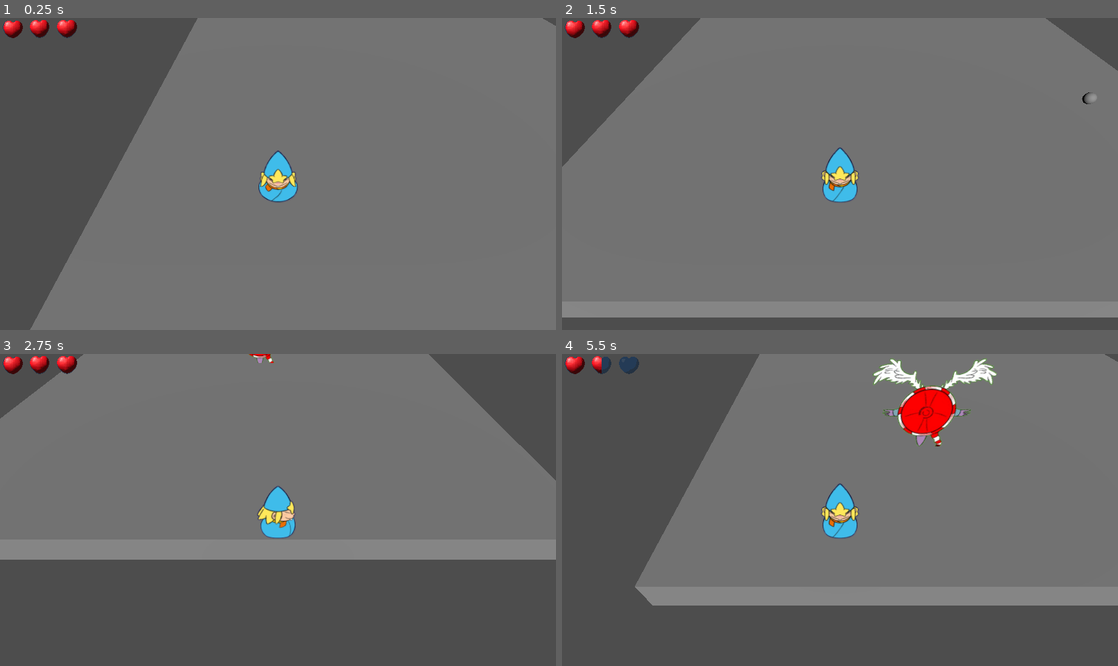
Above: before the commit, frames 1-4 (two rows, left to right).
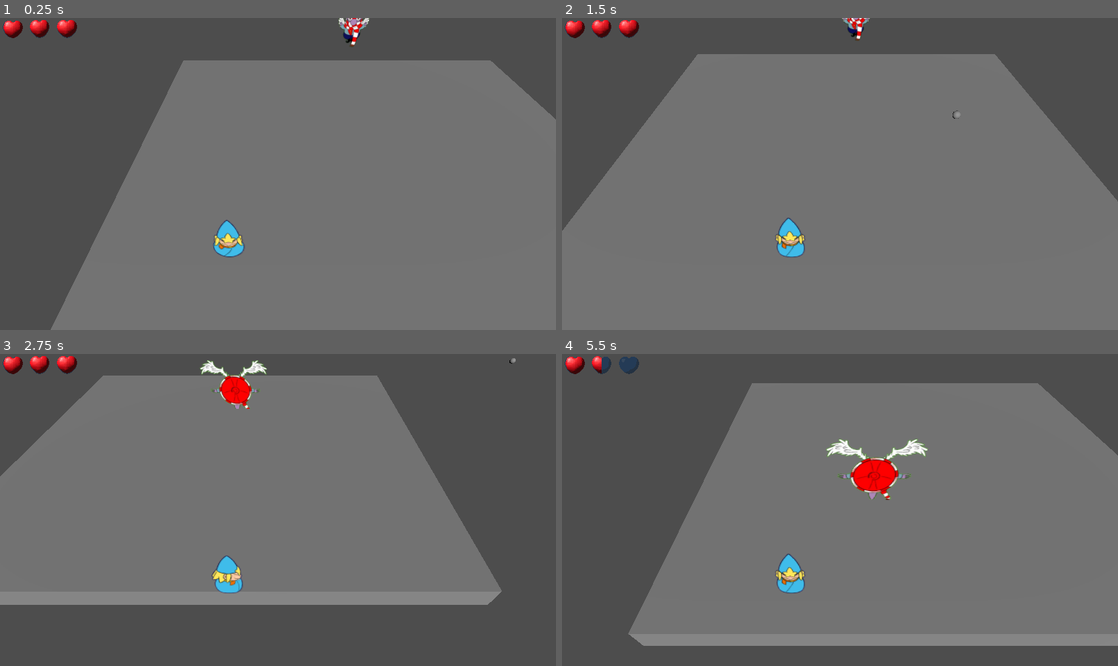
Above: after the commit, the same moments.

Repository: gusrezende/ThePartyOfLosersGodotVer
Game: Godot game, scene res://MainTest.tscn
The game is run twice, just before and just after one commit, with the same random seed, the same clock (stepped at 60 frames per second) and the same inputs.
Inputs (mouse positions are in pixels of both pictures, inside the frame that each line leads up to):
- Up to frame 1 (0.25 s): no input
- Up to frame 2 (1.5 s): tap Enter (ui_accept) at 0.5, 0.77 s; move the mouse to (962, 158) at 0.52 s; hold D (move_right) 0.53-1.28 s; hold E 0.53-1.28 s; click (962, 158) at 0.67 s; move the mouse to (728, 189) at 1.27 s; hold S (move_back) from 1.28 s (still down); tap E at 1.35 s
- Up to frame 3 (2.75 s): tap Enter (ui_accept) at 1.52 s; move the mouse to (333, 441) at 2.02 s; release S (move_back) at 2.03 s; hold D (move_right) from 2.03 s (still down); hold E from 2.03 s (still down)
- Up to frame 4 (5.5 s): move the mouse to (812, 572) at 2.77 s; release D (move_right) at 2.78 s; release E at 2.78 s; hold W (move_forward) 2.78-3.53 s; tap E at 2.85, 4.35 s; click (812, 572) at 2.92 s; tap Enter (ui_accept) at 3.02, 3.77, 4.52 s; move the mouse to (1006, 556) at 3.52 s; hold E 3.53-4.28 s; hold A (move_left) 3.53-5.03 s; move the mouse to (673, 463) at 4.27 s; move the mouse to (867, 510) at 5.02 s; hold S (move_back) from 5.03 s (still down); hold E from 5.03 s (still down); click (867, 510) at 5.17 s

The runs differ from the first frame. In frame 1, 14% of the frame differs, in the area x 5-100%, y 0-100%; in frame 2, 22%; in frame 3, 31%, in the area x 0-100%, y 0-81%; in frame 4, 25%.

Commit message:
Update player.tscn
Update Player

Diff:
--- a/PlayerMage/player.tscn
+++ b/PlayerMage/player.tscn
@@ -85,7 +85,7 @@
 speed_scale = 2.0
 
 [node name="Camera3D" type="Camera3D" parent="." unique_id=1319799575]
-transform = Transform3D(1, 0, 0, 0, 0.69933486, 0.7147943, 0, -0.7147943, 0.69933486, 4.7683716e-07, 5.660881, 5.294056)
+transform = Transform3D(1, 0, 0, 0, 0.69933486, 0.7147943, 0, -0.7147943, 0.69933486, 1.6406927, 8.585146, 5.294056)
 fov = 55.15981
 
 [node name="HeldMushroom" type="Sprite3D" parent="." unique_id=784663824]
